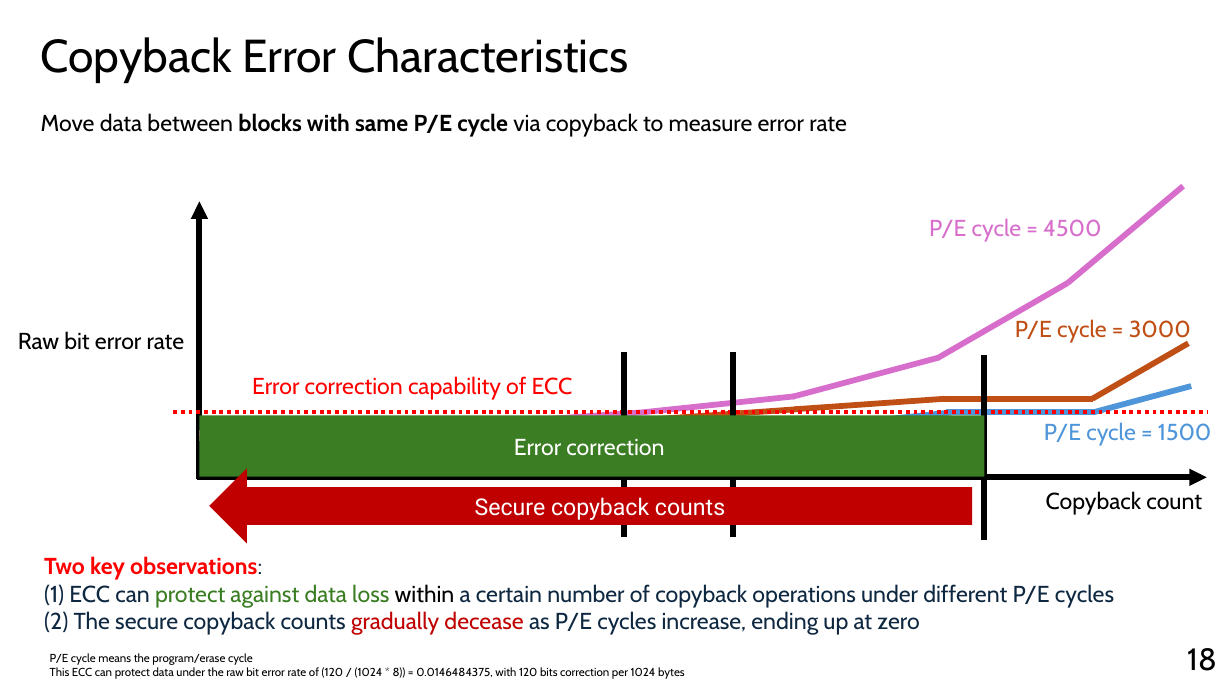
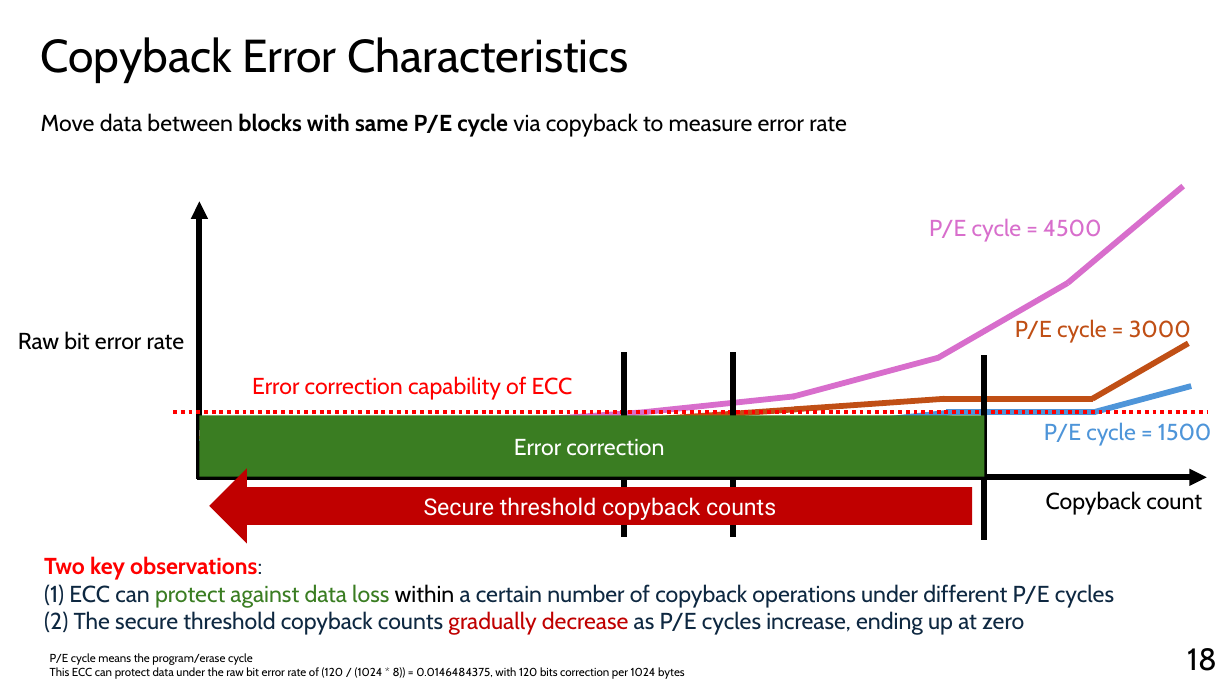
Before and after one commit to yousei-github/StudyNotes, a slide deck: slide 18 of temp/Presentation_Yang Sheng.pptx. Drawn at 1232x693 pixels with LibreOffice and Linux fonts; fonts in the diff are those of the drawing. Boxes give left, top, right and bottom in pixels: in the first picture for what was removed or moved away, otherwise in the second. Text is boxed around its words. In the diff, an @@ line names an element or a change of style, - is before the commit and + after.

```diff
--- a/temp/Presentation_Yang Sheng.pptx
+++ b/temp/Presentation_Yang Sheng.pptx
@@ text in right arrow at (x1=424, y1=497, x2=776, y2=520): text changed @@
-Secure copyback counts
+Secure threshold copyback counts
@@ text at (x1=44, y1=611, x2=1024, y2=635): text changed @@
-(2) The secure copyback counts gradually decease as P/E cycles increase, ending up at zero
+(2) The secure threshold copyback counts gradually decrease as P/E cycles increase, ending up at zero
```
Also in this commit, not shown: 11 other slides changed, 16 slides added, 1 slide removed.
